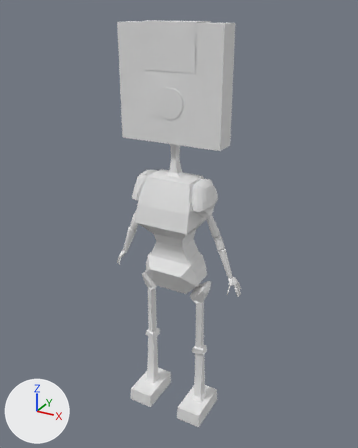
The Blender file Blender Assets/SaveBot1.blend, before and after one commit.
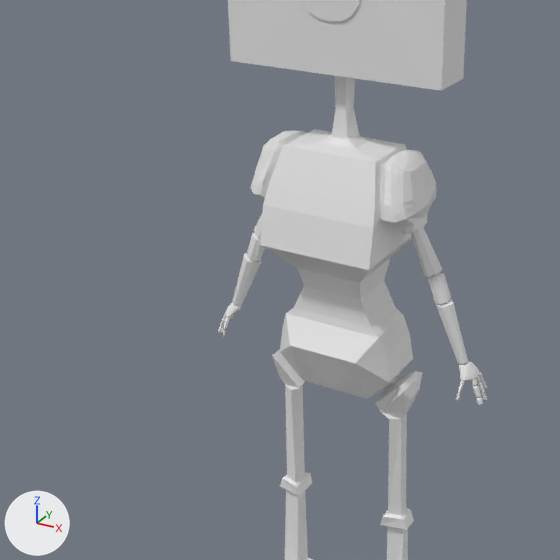
There are two pictures of each version: one whole from a 50 mm lens placed at (4.34, -7.73, 8.22), pointed at (0.01, 0.14, 4.28), one close up on the part from 4% to 77% of the width and 24% to 82% of the height. Every picture has the same lights, and +X, +Y and +Z are marked at lower left.
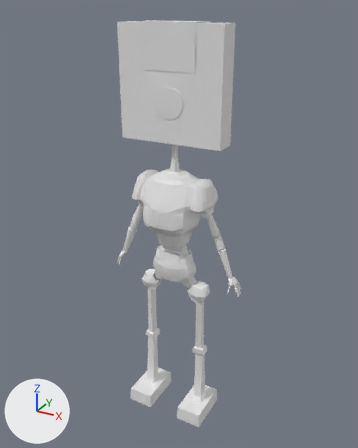
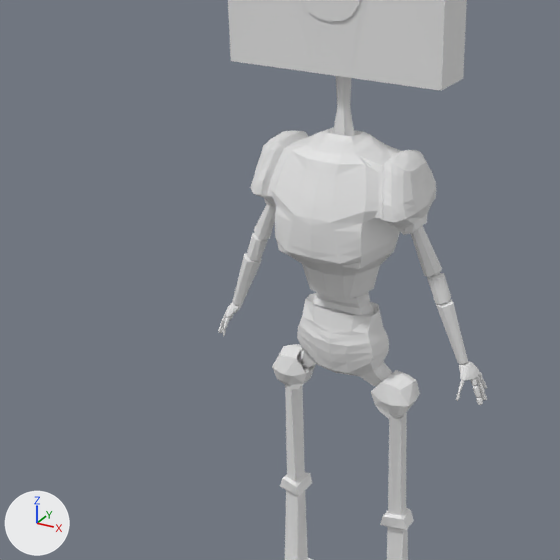
What the commit changed:
me_cube_001 is used by ob_cube; location (0.0, 0.0, 6.01); scale (1.0, 0.214, 1.0).
me_cube_001 had 773 vertices, 739 faces and spanned x -0.01..1.43, y -2.59..2.56, z -6.01..1.98.
me_cube_001 now has 952 vertices, 895 faces and spans x 0.0..1.43, y -2.69..2.31, z -6.01..1.98.
me_cube_001 part 1: 138 vertices moved from x -0.01..0.73, y -2.56..2.56, z -3.22..1.98 to x 0.0..0.76, y -2.64..2.22, z -3.21..1.98; 18 vertices removed from x 0.0..0.67, y -2.56..1.96, z -3.13..-1.56; 197 vertices added at x 0.0..0.67, y -2.69..2.31, z -5.64..-0.58.
Object 'Cube' (ob_cube) has a MIRROR modifier named 'Mirror'.
On modifier 'Mirror' of object 'Cube' (ob_cube), merge_threshold goes from 0.1 to 0.01.

Location of each change, (x1, y1, x2, y2) in pixels of the close-ups (560 x 560 px):
'Cube', reshaped, modifiers changed: (218, 0, 487, 560) in both
part 1 of me_cube_001, built on: before (260, 75, 425, 419); after (267, 75, 420, 423)
